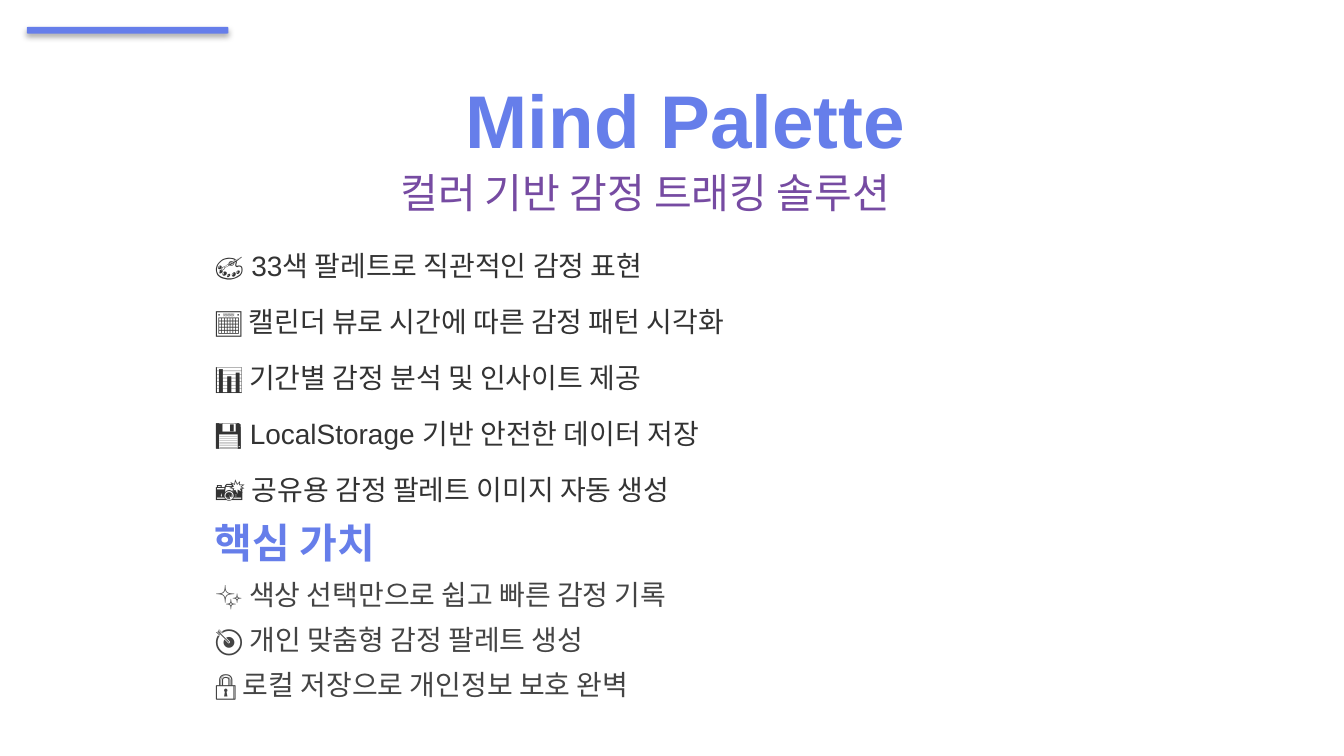
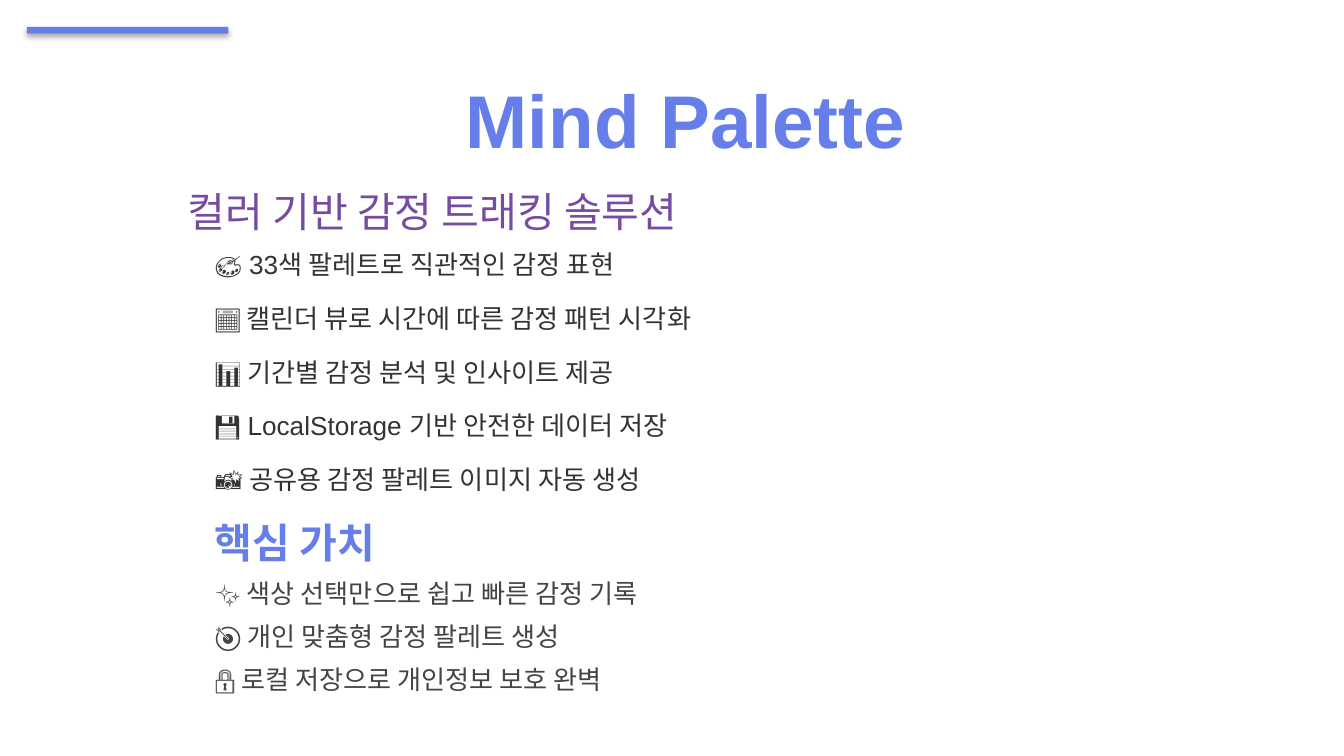
Before and after one commit to SeeYounsunny/Mind-Palette, a slide deck: slide 3 of presentation/Mind_Palette_Presentation.pptx. Drawn at 1344x756 pixels with LibreOffice and Linux fonts; fonts in the diff are those of the drawing. Boxes give left, top, right and bottom in pixels: in the first picture for what was removed or moved away, otherwise in the second. Text is boxed around its words. In the diff, an @@ line names an element or a change of style, - is before the commit and + after.

Commit message:
docs: 16:9 와이드 형식 발표 자료 최종 업데이트

```diff
--- a/presentation/Mind_Palette_Presentation.pptx
+++ b/presentation/Mind_Palette_Presentation.pptx
@@ text "컬러 기반 감정 트래킹 솔루션": place and size @@
-text "컬러 기반 감정 트래킹 솔루션" at (400, 174, 890, 212)
+text "컬러 기반 감정 트래킹 솔루션" at (188, 193, 677, 231)
@@ text "컬러 기반 감정 트래킹 솔루션" at (188, 193, 677, 231): alignment centre to left @@
@@ text "🎨 33색 팔레트로 직관적인 감정 ..." at (247, 252, 691, 491): size 15 to 14 pt @@
@@ text at (241, 581, 637, 691): size 15 to 14 pt @@
```
Also in this commit, not shown: 3 other slides changed.
